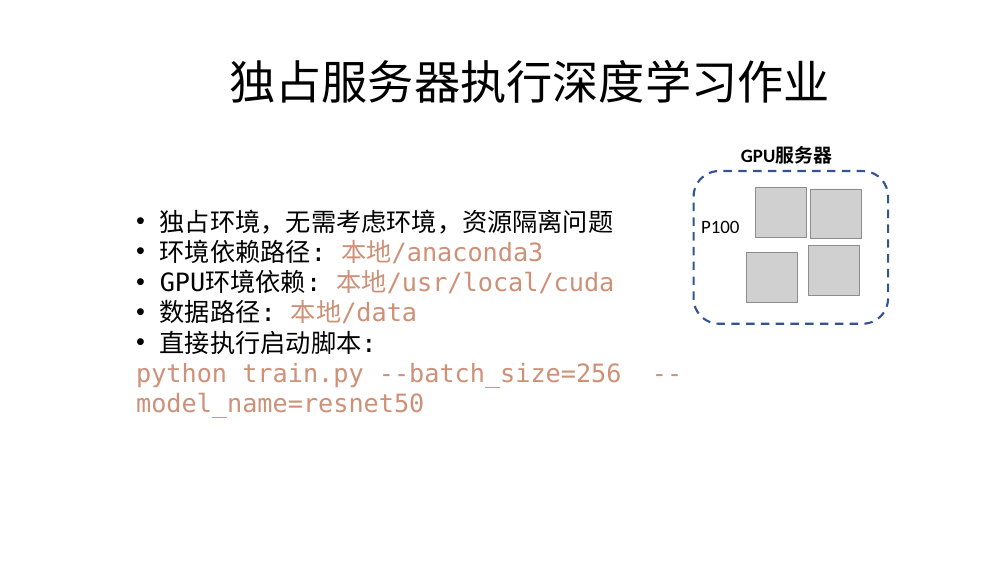
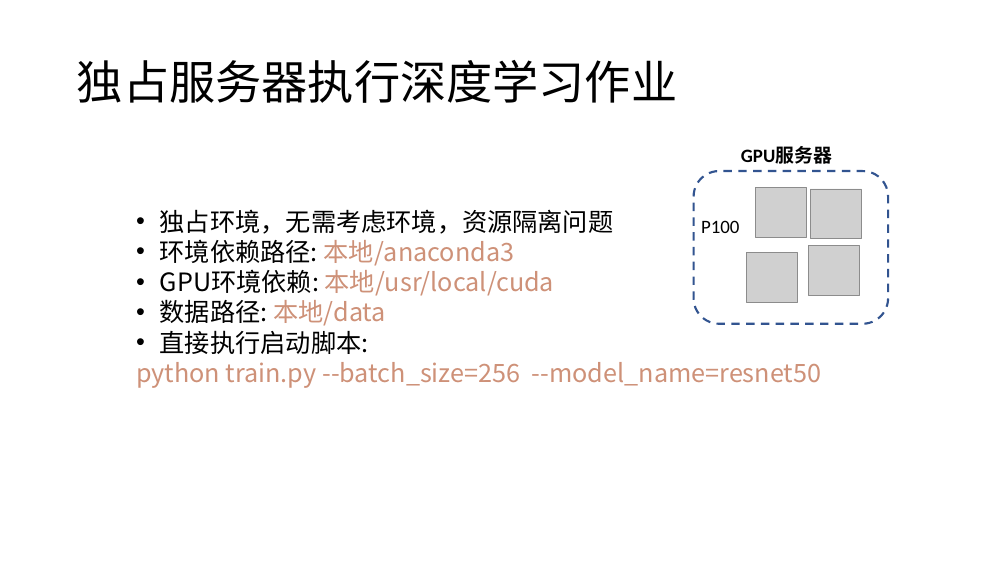
Before and after one commit to microsoft/AI-System, a slide deck: slide 7 of Lectures/BasicTopics/SystemforAI-7-Platform.ppsx. Drawn at 1008x567 pixels with LibreOffice and Linux fonts; fonts in the diff are those of the drawing; grey boxes stand for pictures. Boxes give left, top, right and bottom in pixels: in the first picture for what was removed or moved away, otherwise in the second. Text is boxed around its words. In the diff, an @@ line names an element or a change of style, - is before the commit and + after.

```diff
--- a/Lectures/BasicTopics/SystemforAI-7-Platform.ppsx
+++ b/Lectures/BasicTopics/SystemforAI-7-Platform.ppsx
@@ title "独占服务器执行深度学习作业" at [77, 60, 678, 103]: alignment centre to left @@
@@ text "独占环境，无需考虑环境，资源隔离问题" at [136, 209, 822, 388]: font DejaVu Sans Mono to Noto Sans CJK SC @@
```
Also in this commit, not shown: 17 other slides changed, 3 slides added, 1 slide removed, 3 other files.
